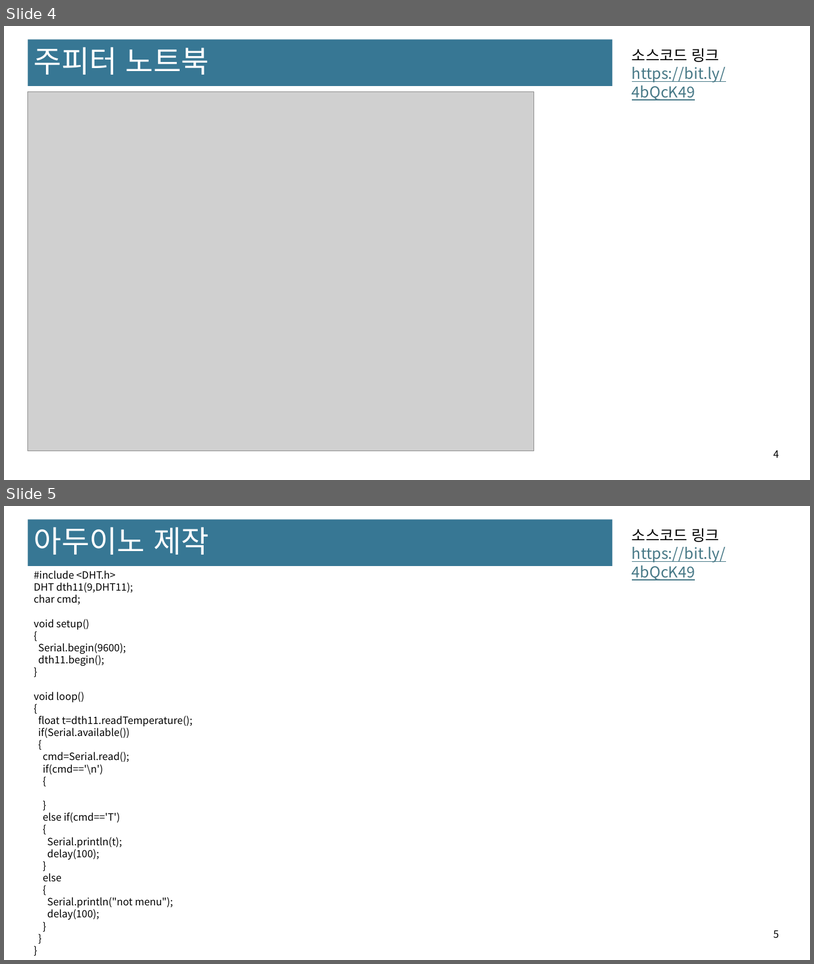
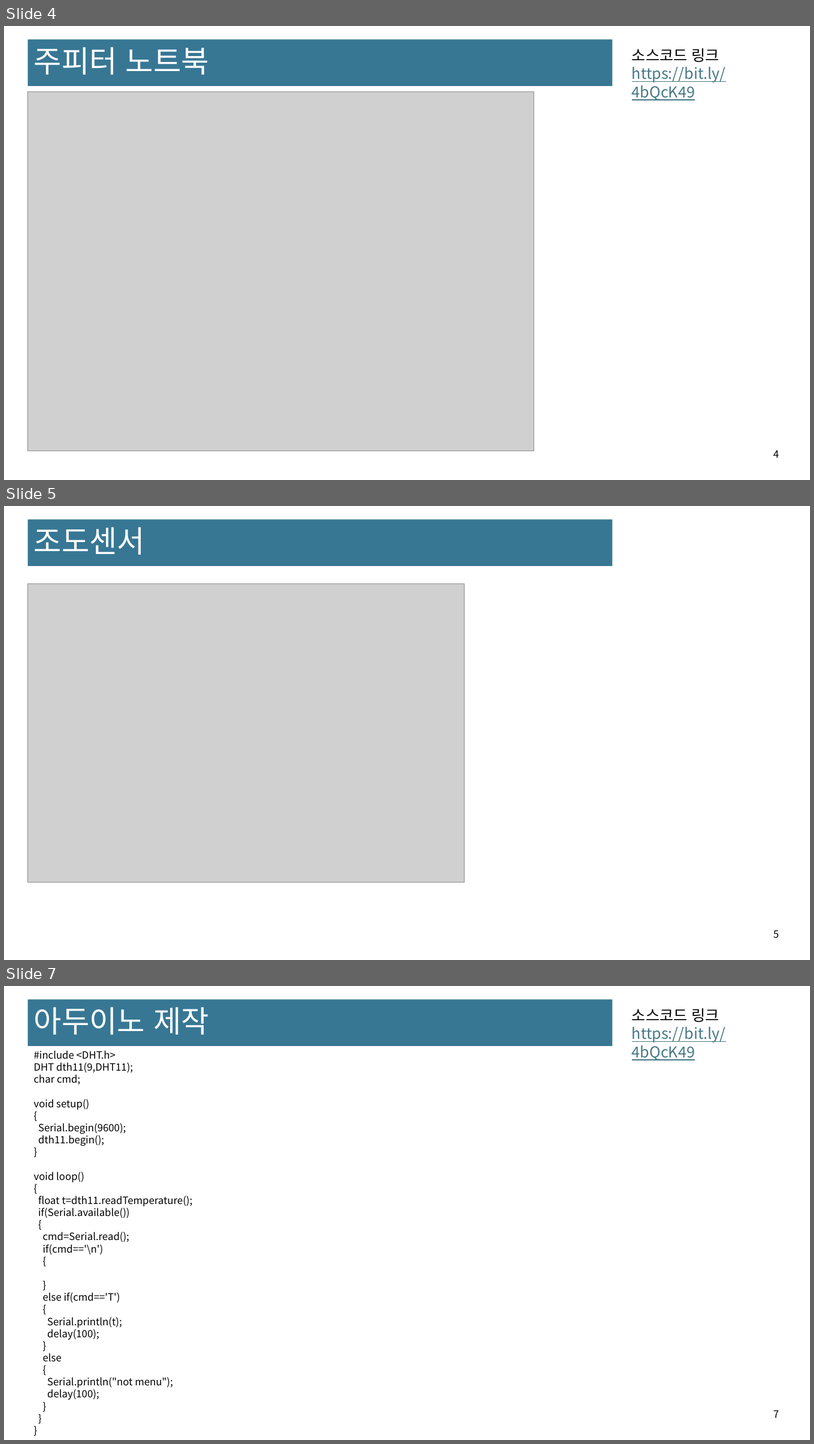
Before and after one commit to ahndaeyeong/-, a slide deck: day3/미리가는 연구실(07.24).pptx. Shown one above the other, each under a label of ours: slides 4 and 5 before the commit, slides 4, 5 and 7 after it; the slides between them are not shown. The pictures are 814x964 and 814x1444 pixels, drawn with LibreOffice and Linux fonts; fonts in the diff are those of the drawing; grey boxes stand for pictures. Boxes give left, top, right and bottom in pixels: in the first picture for what was removed or moved away, otherwise in the second. Text is boxed around its words. In the diff, an @@ line names an element or a change of style, - is before the commit and + after.

Commit message:
조도센서 추가

```diff
--- a/day3/미리가는 연구실(07.24).pptx
+++ b/day3/미리가는 연구실(07.24).pptx
@@ slide 5 added at (x1=4, y1=506, x2=810, y2=960), background #FFFFFF; not listed: 2 template elements that a slide beside it also shows @@
@@ text added at (x1=34, y1=527, x2=145, y2=555), 36 pt, text #FFFFFF @@
+조도센서
@@ picture added at (x1=27, y1=584, x2=464, y2=882) @@
@@ what was slide 5 is now slide 7 @@
@@ page number at (x1=774, y1=1410, x2=779, y2=1417): text changed @@
-5
+7
```
Also in this commit, not shown: 1 other slide added, 1 other file.
